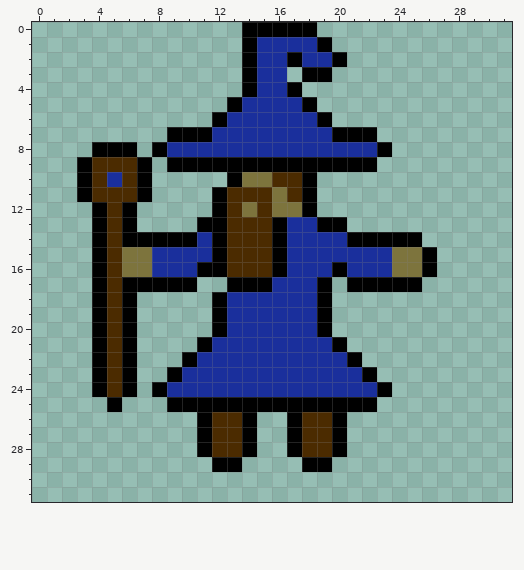
Two states of a pixel-art sprite, Assets/Player/PlayerIdleLeft.png. The first picture shows the starting point.
The file is 64x64 pixels, drawn in blocks of 2x2; one block is one cell here.
Now the later version:
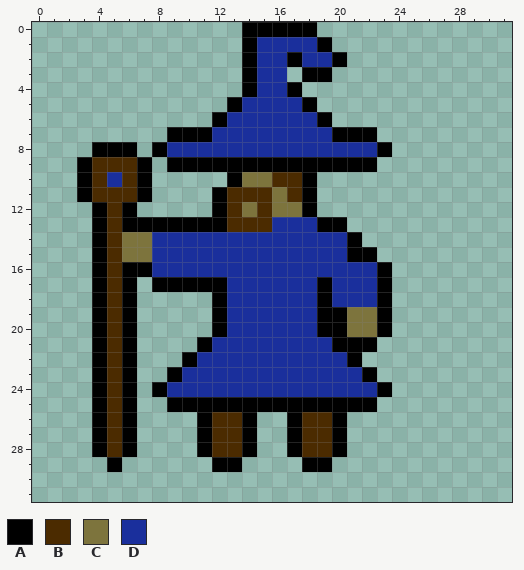
Palette (. is transparent): A #000000  B #4b2b00  C #7d743d  D #1a2f9c
From the commit log: Improved Idle sprite. Staff stays in 'left' arm.
From old to new:
y 13: x 7..10 .... -> AAAA; x 16 A -> D
y 14: x 6..10 AAAAA -> CCDDD; x 12..16 ABBBA -> DDDDD; x 22..25 AAAA -> ....
y 15: x 12..16 ABBBA -> DDDDD; x 21..26 DDDCCA -> AA....
y 16: x 6..7 CC -> AA; x 11..16 AABBBA -> DDDDDD; x 20 A -> D; x 23..26 DCCA -> A...
y 17: x 7 A -> .; x 11..15 ..AAA -> AADDD; x 20..22 .AA -> DDD; x 24..25 AA -> ..
y 18: x 20..23 .... -> DDDA
y 19..20: x 20..23 .... -> ACCA
y 21: x 21..22 .. -> AA
y 25: x 4..6 .A. -> ABA
y 26..28: x 4..6 ... -> ABA
y 29: x 5 . -> A
Pixel boxes of the changes (left, top, right, bottom) in both pictures:
changed: (122, 217, 437, 352)
changed: (92, 397, 137, 472)
